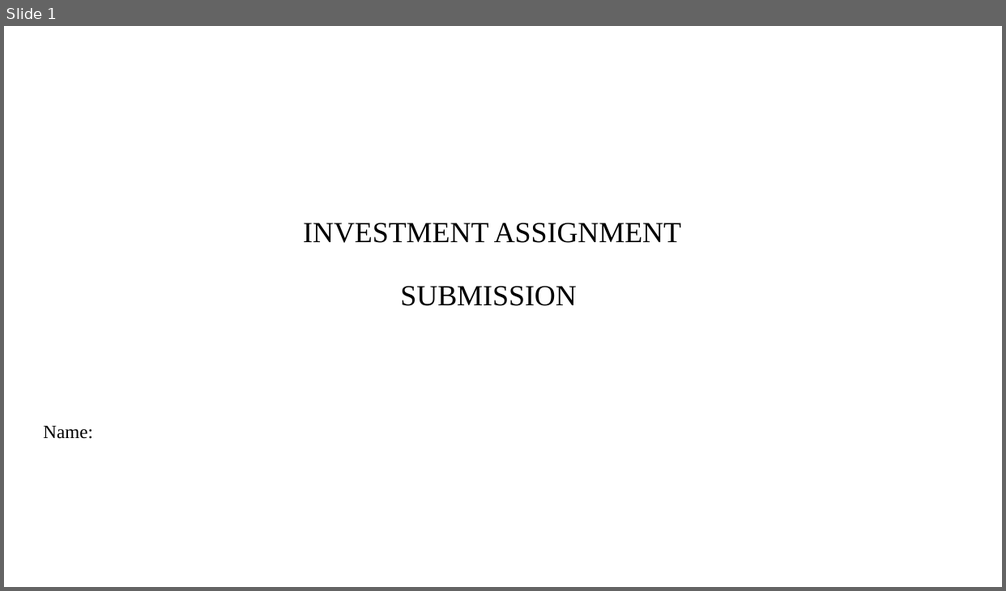
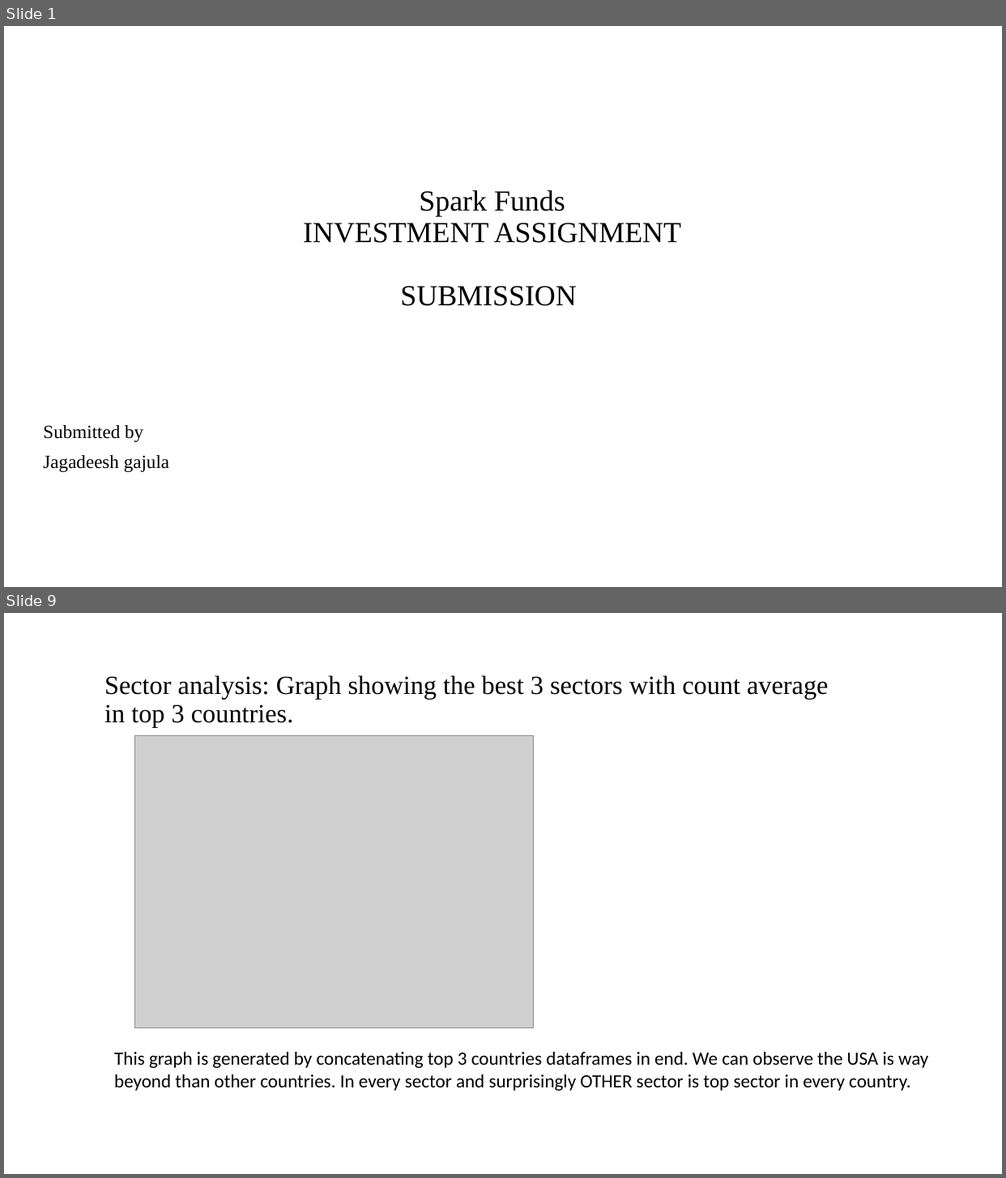
Before and after one commit to jagadeesh-gajula/Sparkfund_investment_analysis, a slide deck: INVEST.pptx. Shown one above the other, each under a label of ours: slide 1 before the commit, slides 1 and 9 after it; the slides between them are not shown. The pictures are 1006x591 and 1006x1178 pixels, drawn with LibreOffice and Linux fonts; fonts in the diff are those of the drawing; grey boxes stand for pictures; background and template pictures are left out. Boxes give left, top, right and bottom in pixels: in the first picture for what was removed or moved away, otherwise in the second. Text is boxed around its words. In the diff, an @@ line names an element or a change of style, - is before the commit and + after.

Commit message:
completed sparkfund analysis

```diff
--- a/INVEST.pptx
+++ b/INVEST.pptx
@@ slide 9 added at (4, 613, 1002, 1174), background #FFFFFF @@
@@ title added at (104, 675, 828, 728), 25.2 pt, text #000000 @@
+Sector analysis: Graph showing the best 3 sectors with count average in top 3 countries.
@@ picture added at (135, 736, 534, 1029) @@
@@ text added at (114, 1052, 928, 1091), 18 pt, text #000000 @@
+This graph is generated by concatenating top 3 countries dataframes in end. We can observe the USA is way
+beyond than other countries. In every sector and surprisingly OTHER sector is top sector in every country.
@@ slide 1 changed as well @@
@@ title at (303, 190, 681, 306): text changed @@
-INVESTMENT ASSIGNMENT
-SUBMISSION
+Spark Funds
+INVESTMENT ASSIGNMENT
+SUBMISSION
@@ subtitle at (43, 425, 169, 472): text changed @@
-Name:
+Submitted by
+Jagadeesh gajula
```
Also in this commit, not shown: 1 other slide changed, 7 other slides added, 8 slides removed, 4 other files.
